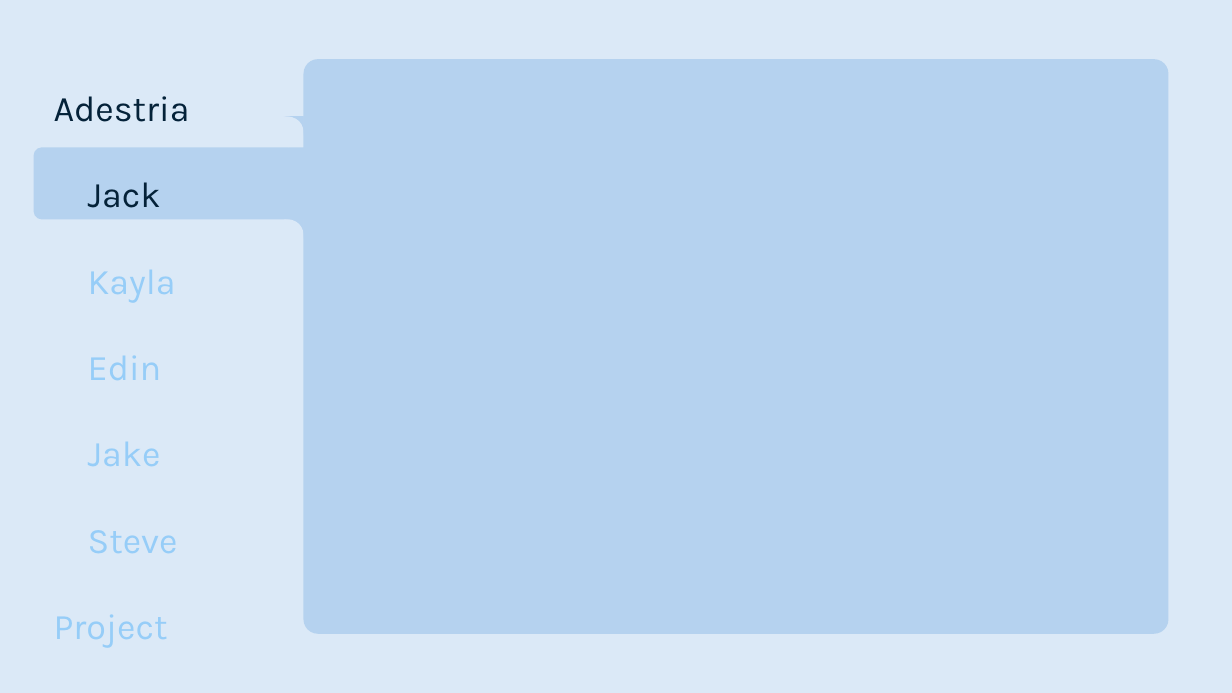
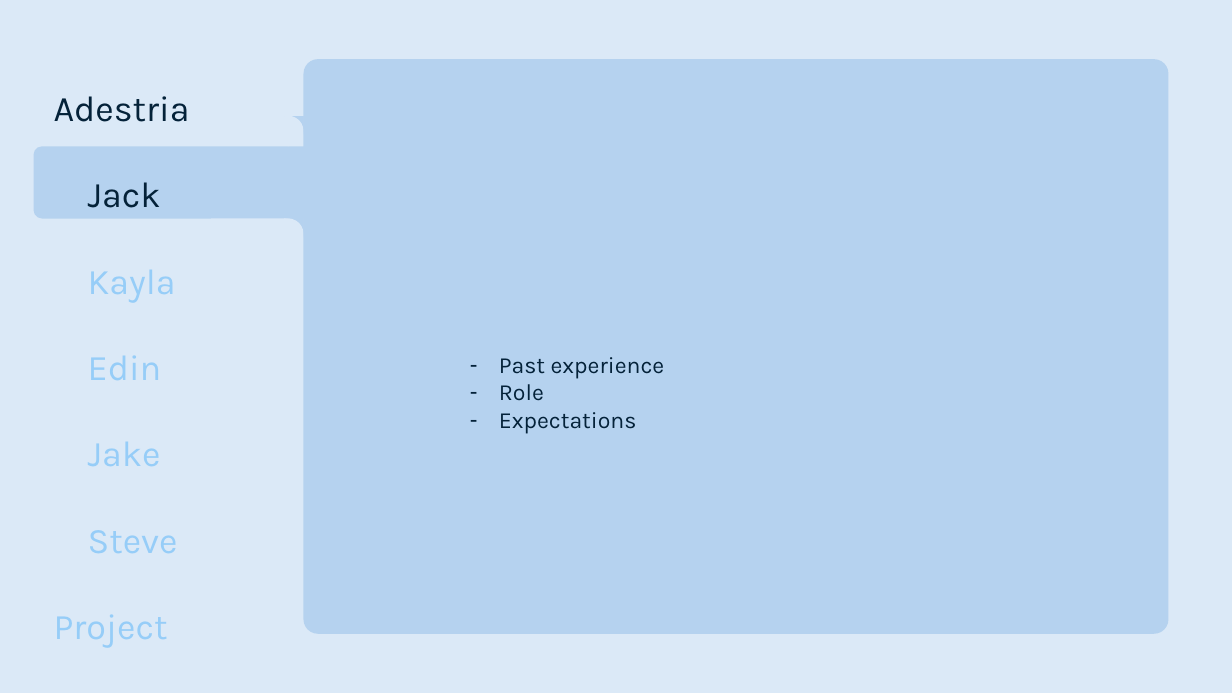
Before and after one commit to smutrux/prog1180, a slide deck: slide 5 of Deliverables/Presentation1.pptx. Drawn at 1232x693 pixels with LibreOffice and Linux fonts; fonts in the diff are those of the drawing. Boxes give left, top, right and bottom in pixels: in the first picture for what was removed or moved away, otherwise in the second. Text is boxed around its words. In the diff, an @@ line names an element or a change of style, - is before the commit and + after.

```diff
--- a/Deliverables/Presentation1.pptx
+++ b/Deliverables/Presentation1.pptx
@@ text added at [499, 357, 665, 434], 18 pt, text #042239 @@
+– Past experience
+– Role
+– Expectations
```
Also in this commit, not shown: 10 other slides changed, 1 slide added, 1 slide removed.
